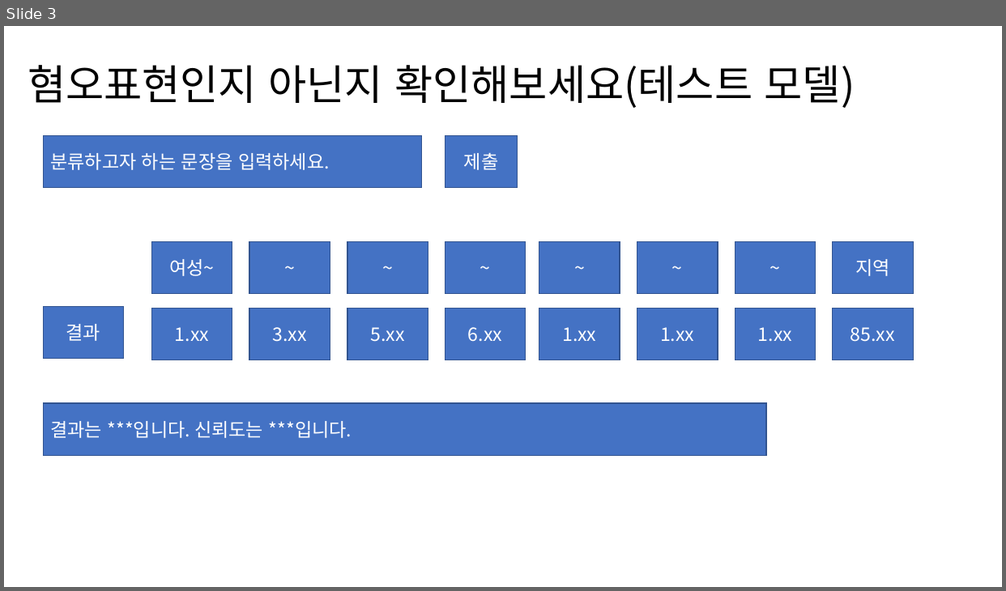
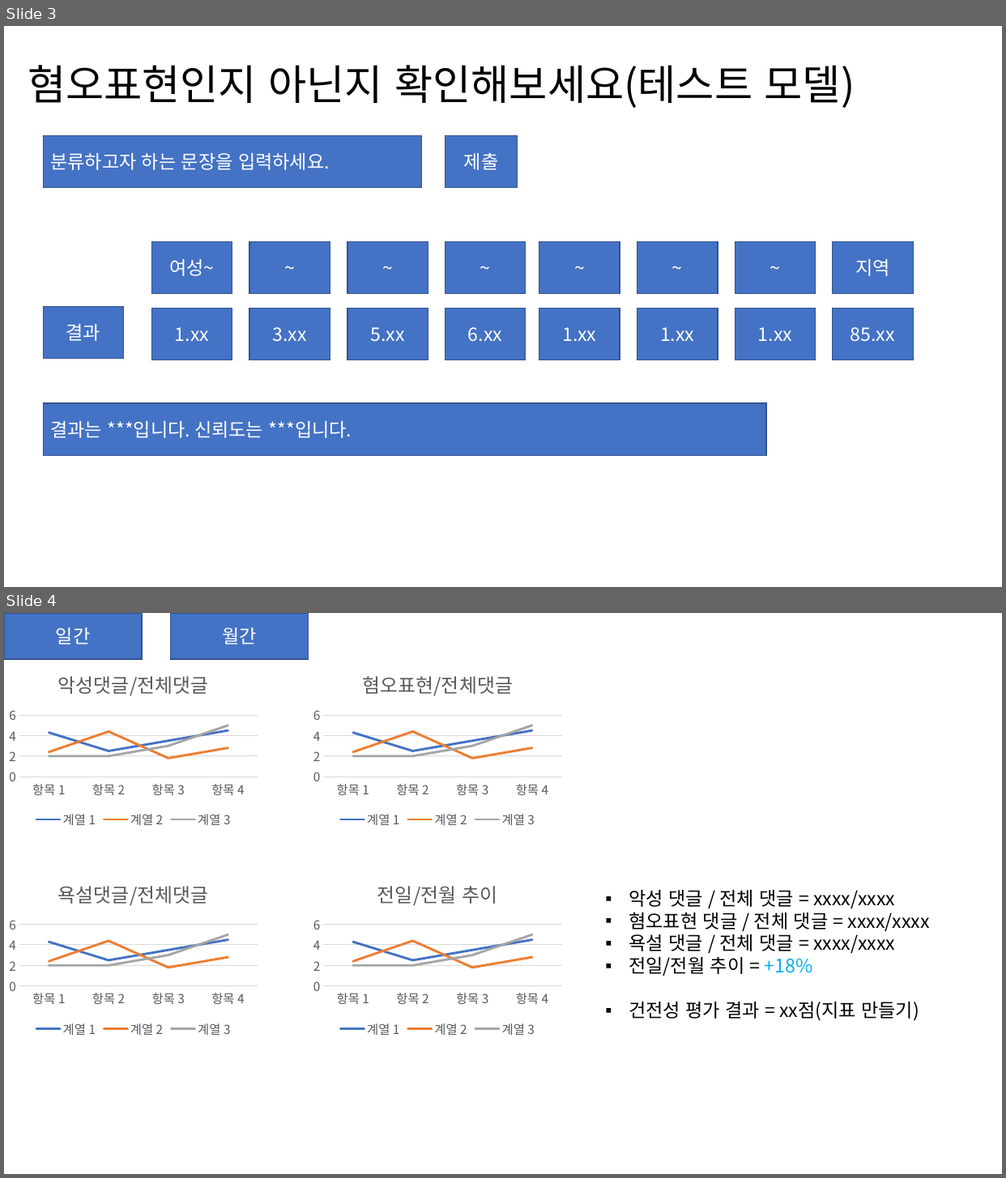
Before and after one commit to sundongkim-dev/Graduation_project, a slide deck: Documents/웹 디자인 양식.pptx. Shown one above the other, each under a label of ours: slide 3 before the commit, slides 3 and 4 after it. The pictures are 1006x591 and 1006x1178 pixels, drawn with LibreOffice and Linux fonts; fonts in the diff are those of the drawing. Boxes give left, top, right and bottom in pixels: in the first picture for what was removed or moved away, otherwise in the second. Text is boxed around its words. In the diff, an @@ line names an element or a change of style, - is before the commit and + after.

```diff
--- a/Documents/웹 디자인 양식.pptx
+++ b/Documents/웹 디자인 양식.pptx
@@ slide 4 added at [4, 613, 1002, 1174], background #FFFFFF @@
@@ rectangle added at [4, 613, 142, 659], fill #4472C4, outline #325491 1 pt, 18 pt, text #FFFFFF @@
+일간
@@ rectangle added at [170, 613, 308, 659], fill #4472C4, outline #325491 1 pt, 18 pt, text #FFFFFF @@
+월간
@@ line chart added at [4, 659, 263, 833] @@
+title "악성댓글/전체댓글 "
+categories: 항목 1, 항목 2, 항목 3, 항목 4
+계열 1: 4.3, 2.5, 3.5, 4.5
+계열 2: 2.4, 4.4, 1.8, 2.8
+계열 3: 2, 2, 3, 5
@@ line chart added at [308, 659, 567, 833] @@
+title "혐오표현/전체댓글 "
+categories: 항목 1, 항목 2, 항목 3, 항목 4
+계열 1: 4.3, 2.5, 3.5, 4.5
+계열 2: 2.4, 4.4, 1.8, 2.8
+계열 3: 2, 2, 3, 5
@@ line chart added at [4, 869, 263, 1042] @@
+title "욕설댓글/전체댓글 "
+categories: 항목 1, 항목 2, 항목 3, 항목 4
+계열 1: 4.3, 2.5, 3.5, 4.5
+계열 2: 2.4, 4.4, 1.8, 2.8
+계열 3: 2, 2, 3, 5
@@ line chart added at [308, 869, 567, 1042] @@
+title "전일/전월 추이 "
+categories: 항목 1, 항목 2, 항목 3, 항목 4
+계열 1: 4.3, 2.5, 3.5, 4.5
+계열 2: 2.4, 4.4, 1.8, 2.8
+계열 3: 2, 2, 3, 5
@@ text added at [629, 890, 930, 1021], 18 pt, text #000000 @@
+▪ 악성 댓글 / 전체 댓글 = xxxx/xxxx
+▪ 혐오표현 댓글 / 전체 댓글 = xxxx/xxxx
+▪ 욕설 댓글 / 전체 댓글 = xxxx/xxxx
+▪ 전일/전월 추이 = +18%
+▪ 건전성 평가 결과 = xx점(지표 만들기)
```
Also in this commit, not shown: 1 other slide added, 1 slide removed.
